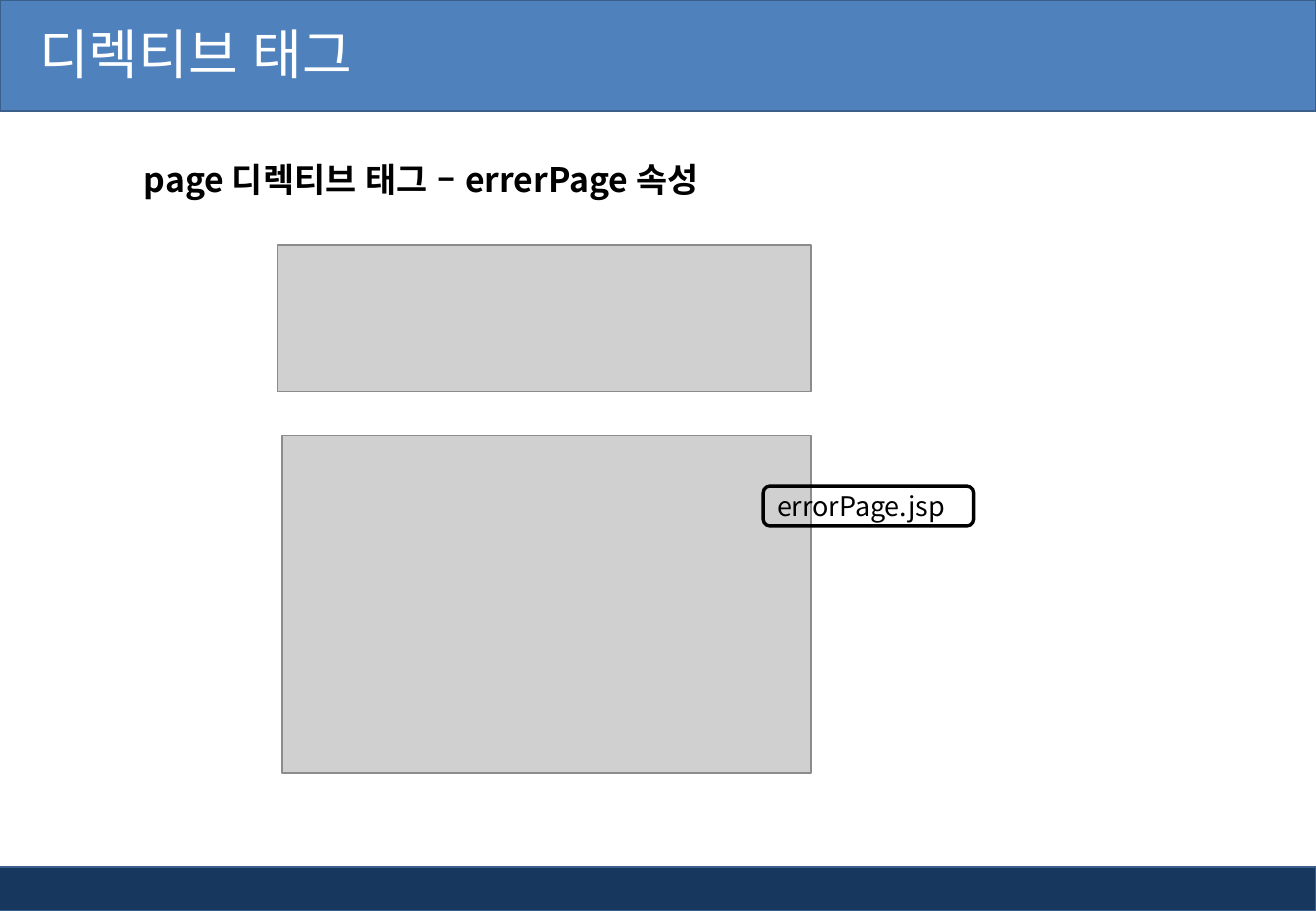
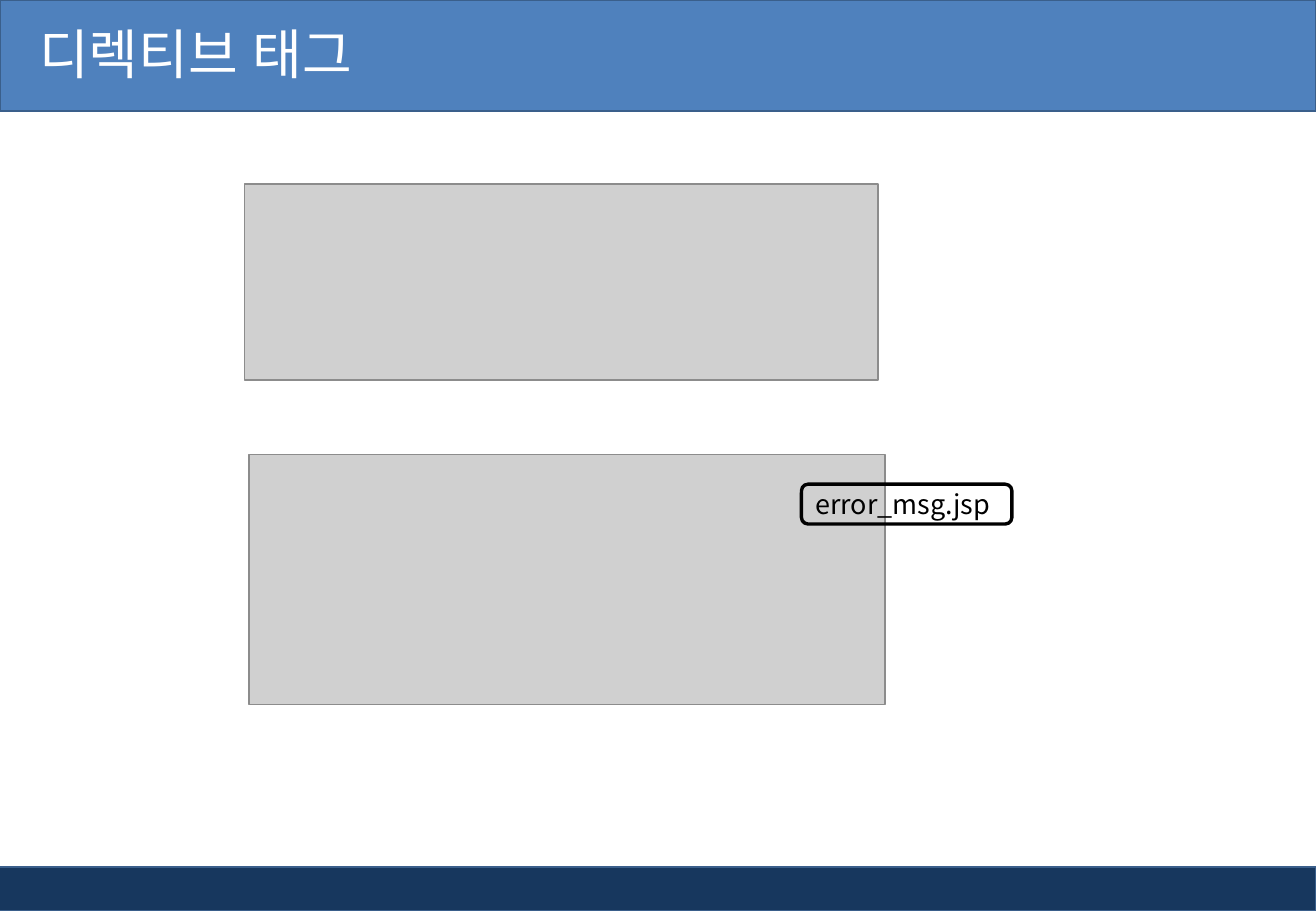
Before and after one commit to pshho/ngreen_project, a slide deck: slide 15 of jspWorks/자료/jsp_ppt/2장. Jsp 태그(스크립트, 디렉티브태그).pptx. Drawn at 1316x911 pixels with LibreOffice and Linux fonts; fonts in the diff are those of the drawing; grey boxes stand for pictures; background and template pictures are left out. Boxes give left, top, right and bottom in pixels: in the first picture for what was removed or moved away, otherwise in the second. Text is boxed around its words. In the diff, an @@ line names an element or a change of style, - is before the commit and + after.

```diff
--- a/jspWorks/자료/jsp_ppt/2장. Jsp 태그(스크립트, 디렉티브태그).pptx
+++ b/jspWorks/자료/jsp_ppt/2장. Jsp 태그(스크립트, 디렉티브태그).pptx
@@ text removed at box(144, 163, 698, 201) @@
-page 디렉티브 태그 – errerPage 속성
@@ picture: place and size @@
-picture at box(278, 245, 812, 391)
+picture at box(244, 183, 877, 380)
@@ picture: place and size @@
-picture at box(282, 435, 812, 773)
+picture at box(249, 454, 886, 705)
@@ rounded rectangle "error_msg.jsp": place and size @@
-rounded rectangle "error_msg.jsp" at box(763, 486, 973, 526)
+rounded rectangle "error_msg.jsp" at box(802, 485, 1012, 525)
@@ text in rounded rectangle at box(815, 487, 990, 522): text changed @@
-errorPage.jsp
+error_msg.jsp
```
Also in this commit, not shown: 26 other slides changed, 2 slides added, 24 other files.
